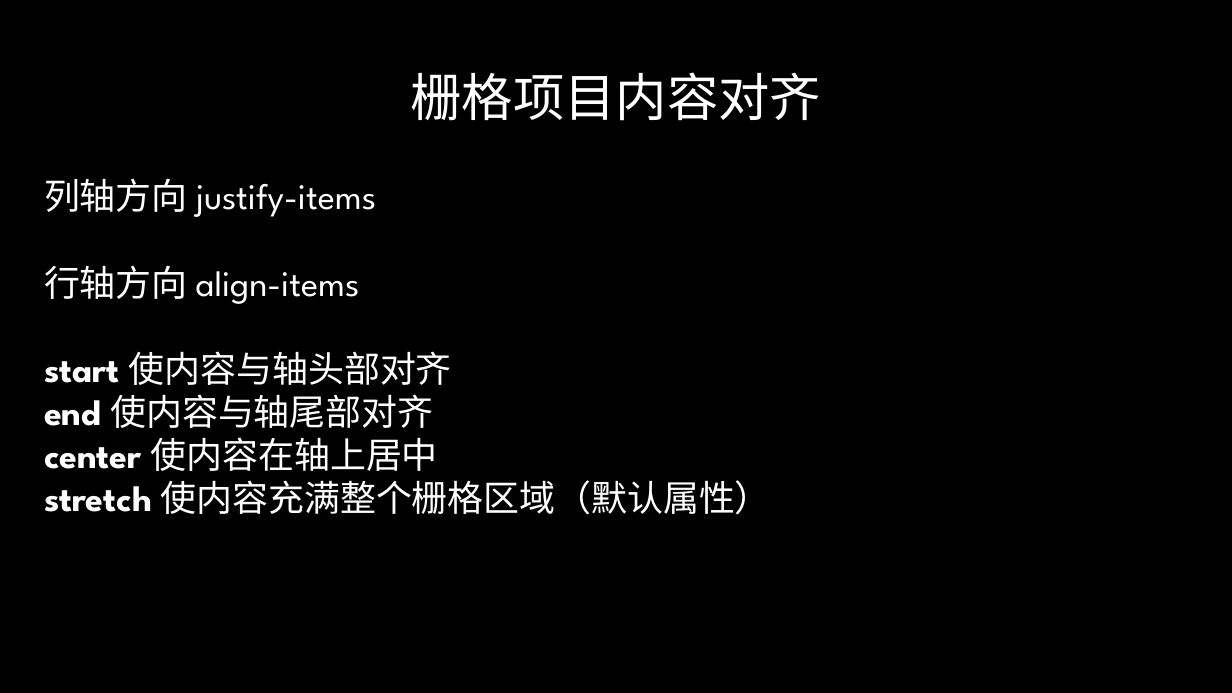
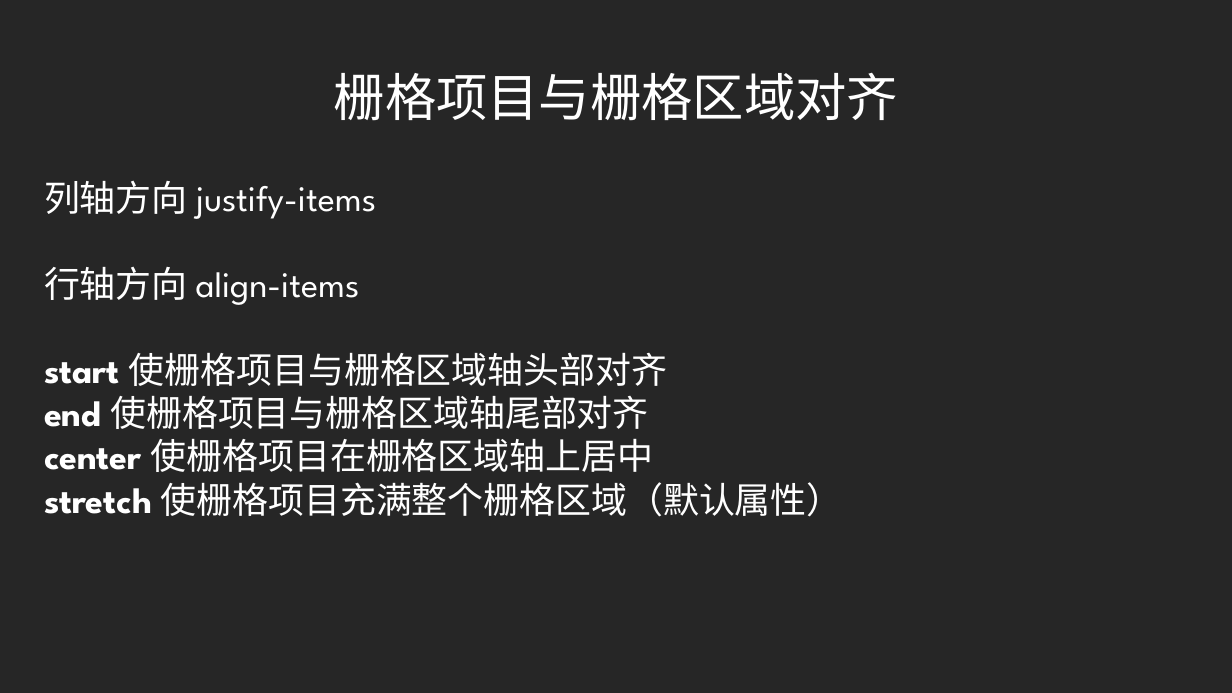
Before and after one commit to radiofly19841018/demo-flex, a slide deck: slide 32 of ppt/CSS Flex&Grid.pptx. Drawn at 1232x693 pixels with LibreOffice and Linux fonts; fonts in the diff are those of the drawing; background and template pictures are left out. Boxes give left, top, right and bottom in pixels: in the first picture for what was removed or moved away, otherwise in the second. Text is boxed around its words. In the diff, an @@ line names an element or a change of style, - is before the commit and + after.

```diff
--- a/ppt/CSS Flex&Grid.pptx
+++ b/ppt/CSS Flex&Grid.pptx
@@ background picture (left out) to #262626 @@
@@ title at (334, 72, 898, 121): text changed @@
-栅格项目内容对齐
+栅格项目与栅格区域对齐
@@ text at (44, 353, 843, 517): text changed @@
-start 使内容与轴头部对齐
-end 使内容与轴尾部对齐
-center 使内容在轴上居中
-stretch 使内容充满整个栅格区域（默认属性）
+start 使栅格项目与栅格区域轴头部对齐
+end 使栅格项目与栅格区域轴尾部对齐
+center 使栅格项目在栅格区域轴上居中
+stretch 使栅格项目充满整个栅格区域（默认属性）
```
Also in this commit, not shown: 17 other slides changed, 1 slide added, 1 slide removed, 4 other files.
